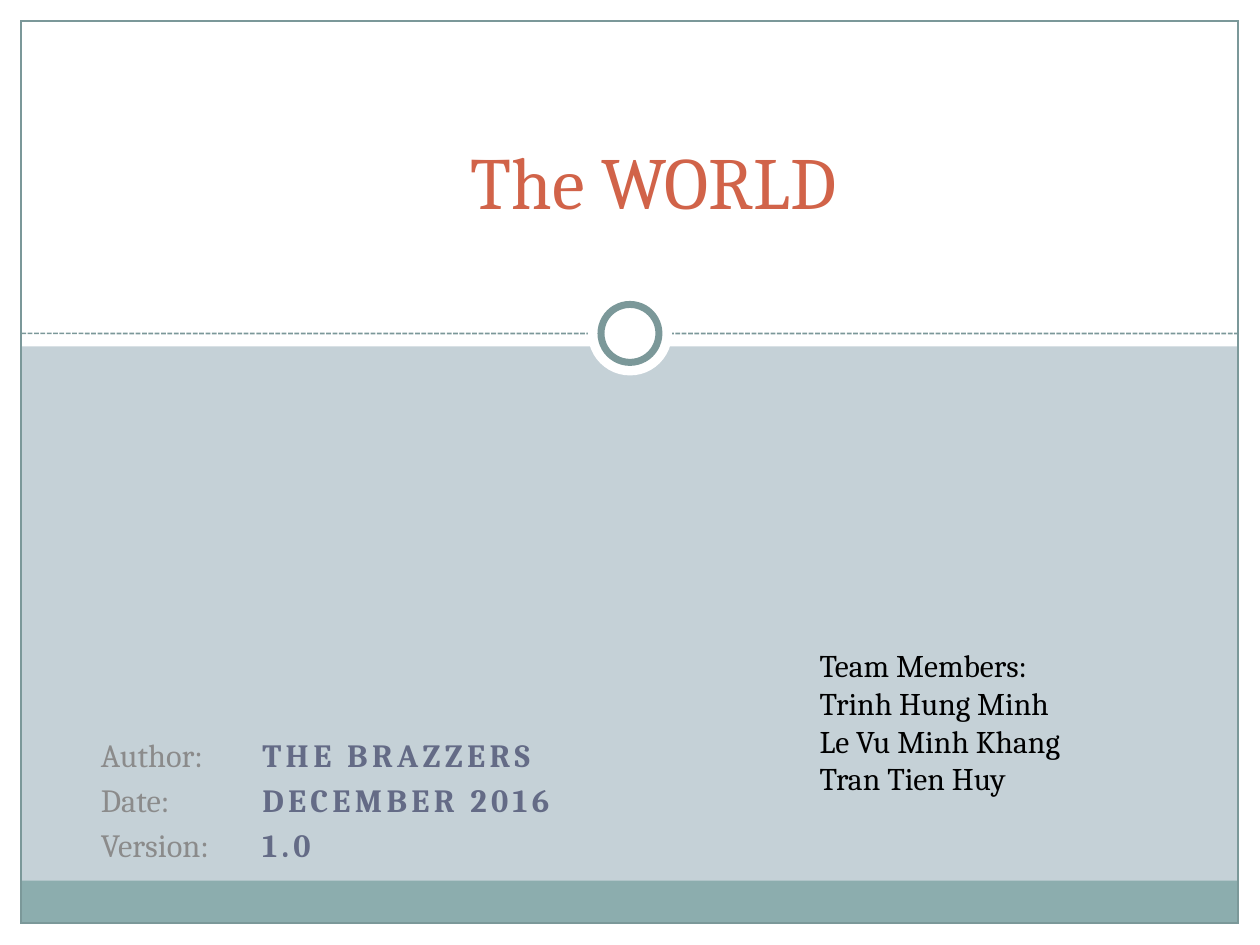
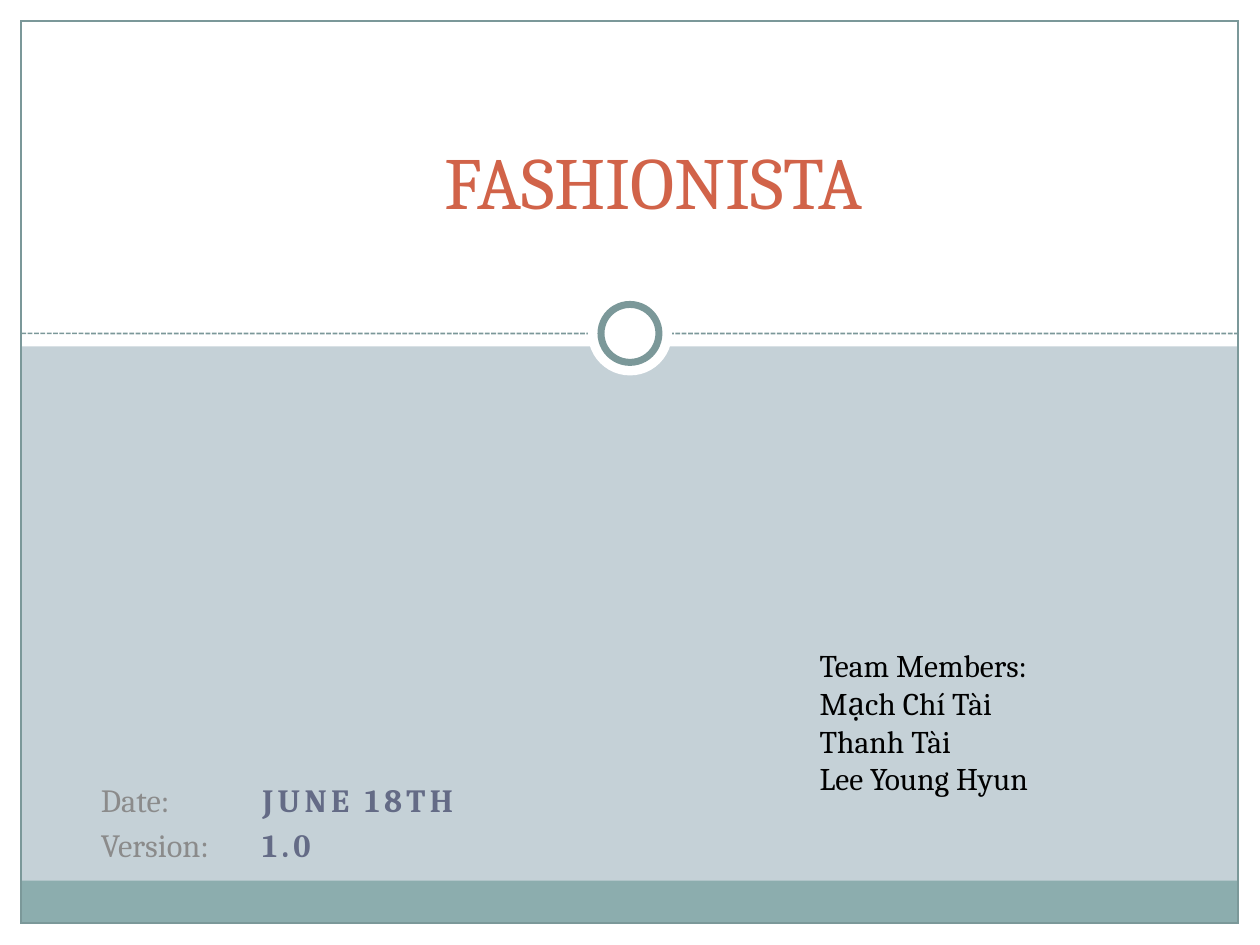
Before and after one commit to machchitai/webapplication, a slide deck: slide 1 of FashionStore/FashionStore/FINAL.pptx. Drawn at 1260x945 pixels with LibreOffice and Linux fonts; fonts in the diff are those of the drawing. Boxes give left, top, right and bottom in pixels: in the first picture for what was removed or moved away, otherwise in the second. Text is boxed around its words. In the diff, an @@ line names an element or a change of style, - is before the commit and + after.

```diff
--- a/FashionStore/FashionStore/FINAL.pptx
+++ b/FashionStore/FashionStore/FINAL.pptx
@@ title at (445, 159, 863, 210): text changed @@
-The WORLD
+FASHIONISTA
@@ text at (820, 693, 1028, 797): text changed @@
-Trinh Hung Minh
-Le Vu Minh Khang
-Tran Tien Huy
+Mạch Chí Tài
+Thanh Tài
+Lee Young Hyun
@@ text at (101, 745, 203, 767): paragraph removed @@
-Author:
@@ subtitle at (262, 790, 453, 819): text changed @@
-THE BRAZZERS
-DECEMBER 2016
+JUNE 18TH
```
Also in this commit, not shown: 1 other slide changed, 50 other files.
